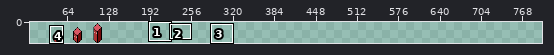
One commit to this sprite sheet: game/assets/actors/shapes/cube_enemy.png. Above, an overview of the earlier version with the close-up marked.
Close-up. Before the commit:
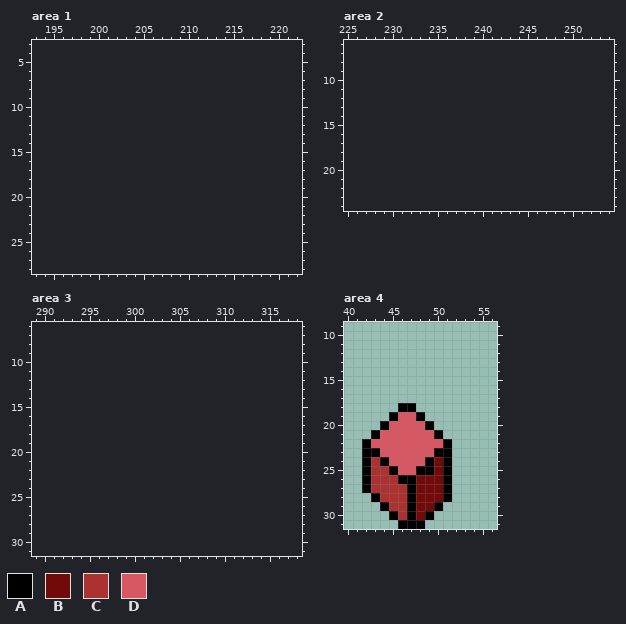
The file is 96x32 pixels. Shown: area 1: x 193..222, y 3..28; area 2: x 225..254, y 6..24; area 3: x 289..318, y 6..31; area 4: x 40..56, y 9..31. The old version is drawn lined up with the new one, on the new canvas. The wide view leaves out empty margins. The commit also changed other parts of the picture, which this record leaves out.
Palette (. is transparent): A #000000  B #730a0a  C #ac3232  D #d95763
Pixels before, area 4, first column x 42:
18 ....AA....
19 ...ADDA...
20 ..ADDDDA..
21 .ADDDDDDA.
22 ADDDDDDDDA
23 AADDDDDDAA
24 ACADDDDABA
25 ACCADDAABA
26 ACCCAABBBA
27 ACCCCABBBA
28 .ACCCABBBA
29 ..ACCABBA.
30 ...ACABA..
31 ....AAA...
Once edited:
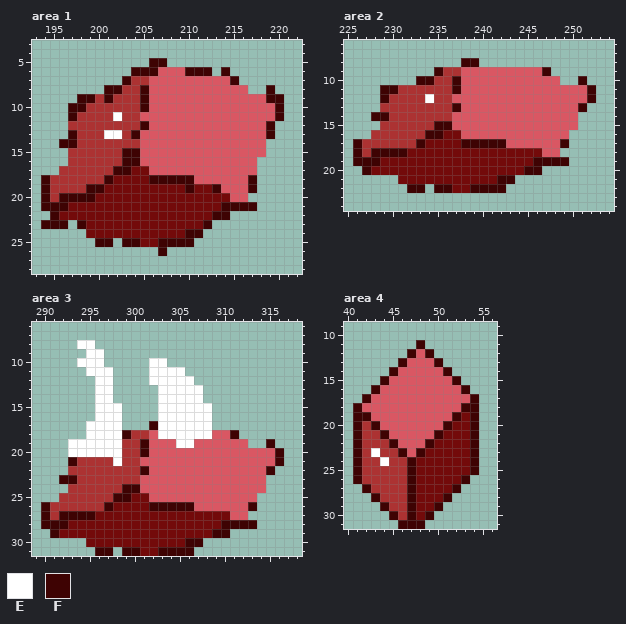
Colours new in this view: E #ffffff  F #3e0303
Changes in this commit:
canvas 96x32 -> 800x32, the old top-left corner now at 32,0
Changed rows in their new state; - is an unchanged pixel.
Area 1:
first column x 194:
 5 ------------FF-------------
 6 ----------FFFDDDFFF-F------
 7 ---------FCCDDDDDDDDDF-----
 8 -------FFCCFDDDDDDDDDDD--F-
 9 ----FFCFCCCFDDDDDDDDDDDDDFF
10 ---FFCCCCCCFDDDDDDDDDDDDDDF
11 ---FCCCCECCDDDDDDDDDDDDDDDF
12 ---CCCCCCCCFDDDDDDDDDDDDDF-
13 ---FCCCEECFDDDDDDDDDDDDDDF-
14 --FFCCCCCCCDDDDDDDDDDDDDD--
15 ---CCCCCCFFDDDDDDDDDDDDDD--
16 ---CCCCCCFFDDDDDDDDDDDDD---
17 --CCCCCCFFBBDDDDDDDDDDDD---
18 FCCCCCCFBBBBFFFFFDDDDDDF---
19 FCCCCFFBBBBBBBBBFBBFDDDF---
20 FCFFFFBBBBBBBBBBBBBBBDD----
21 FFFBBBBBBBBBBBBBBBBBFFFF---
22 -FBBBBBBBBBBBBBBBBBFF------
23 FFF-FBBBBBBBBBBBBBF--------
24 -----BBBBBBBBBBBFF---------
25 ------FF-FFBBFFFF----------
26 -------------F-------------
Area 2:
first column x 226:
 8 ------------FF-------------
 9 ---------FCCDDDDDDDDDF-----
10 -------FFCCFDDDDDDDDDDD--F-
11 ---FFCCCCCCFDDDDDDDDDDDDDDF
12 ---FCCCCECCDDDDDDDDDDDDDDDF
13 ---CCCCCCCCFDDDDDDDDDDDDDF-
14 --FFCCCCCCCDDDDDDDDDDDDDD--
15 ---CCCCCCFFDDDDDDDDDDDDDD--
16 --CCCCCCFFBBDDDDDDDDDDDD---
17 FCCCCCCFBBBBFFFFFDDDDDDF---
18 FCFFFFBBBBBBBBBBBBBBBDD----
19 FFFBBBBBBBBBBBBBBBBBFFFF---
20 -FBBBBBBBBBBBBBBBBBFF------
21 -----BBBBBBBBBBBFF---------
22 ------FF-FFBBFFFF----------
Area 3:
first column x 290:
 8 ----EE---------------------
 9 -----EE--------------------
10 ----EEE-----EE-------------
11 -----EEE----EEEE-----------
12 ------EE----EEEEE----------
13 ------EE-----EEEEE---------
14 ------EE-----EEEEE---------
15 ------EEE----EEEEEE--------
16 ------EEE----EEEEEE--------
17 -----EEEE---FEEEEEE--------
18 -----EEEEFCCDEEEEEEDDF-----
19 ---EEEEEECCFDDDEEDDDDDD--F-
20 ---EEEEEECCFDDDDDDDDDDDDDDF
21 ---FCCCCECCDDDDDDDDDDDDDDDF
22 ---CCCCCCCCFDDDDDDDDDDDDDF-
23 --FFCCCCCCCDDDDDDDDDDDDDD--
24 ---CCCCCCFFDDDDDDDDDDDDDD--
25 --CCCCCCFFBBDDDDDDDDDDDD---
26 FCCCCCCFBBBBFFFFFDDDDDDF---
27 FCFFFFBBBBBBBBBBBBBBBDD----
28 FFFBBBBBBBBBBBBBBBBBFFFF---
29 -FBBBBBBBBBBBBBBBBBFF------
30 -----BBBBBBBBBBBFF---------
31 ------FF-FFBBFFFF----------
Area 4:
first column x 41:
11 -------F------
12 ------FDF-----
13 -----FDDDF----
14 ----FDDDDDF---
15 ---FDDDDDDDF--
16 --FDDDDDDDDDF-
17 -FDDDDDDDDDDDF
18 FDDDDDDDDDDDFF
19 FFDDD--DDDDFBF
20 FCFD----DDFBBF
21 FCCF-----FBBBF
22 FCCCF---FBBBBF
23 FCECCF-FBBBBBF
24 FC-ECCFBB-BBBF
25 FC--CCFBB-BBBF
26 FC---CF---BBF-
27 -F----F---BF--
28 --F---F---F---
29 ---F--F--F----
30 ----F-F-F-----
31 -----FFF------
